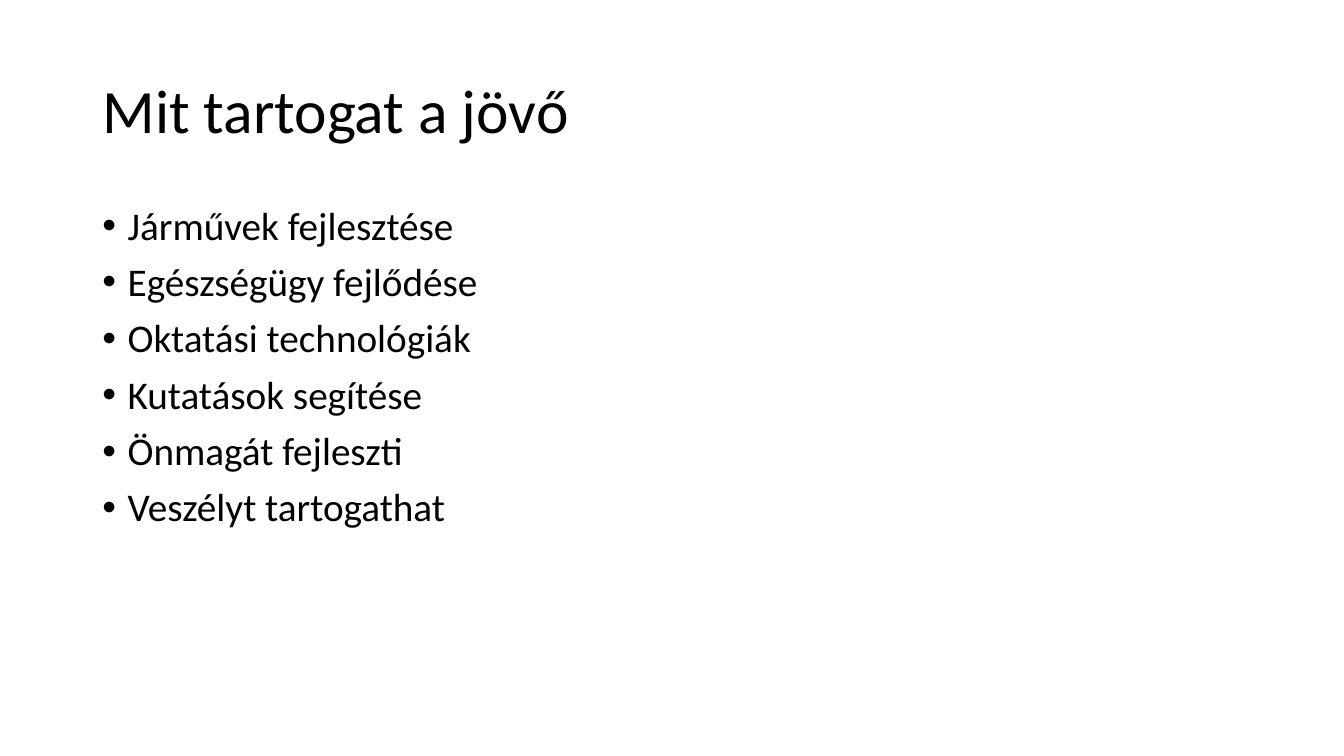
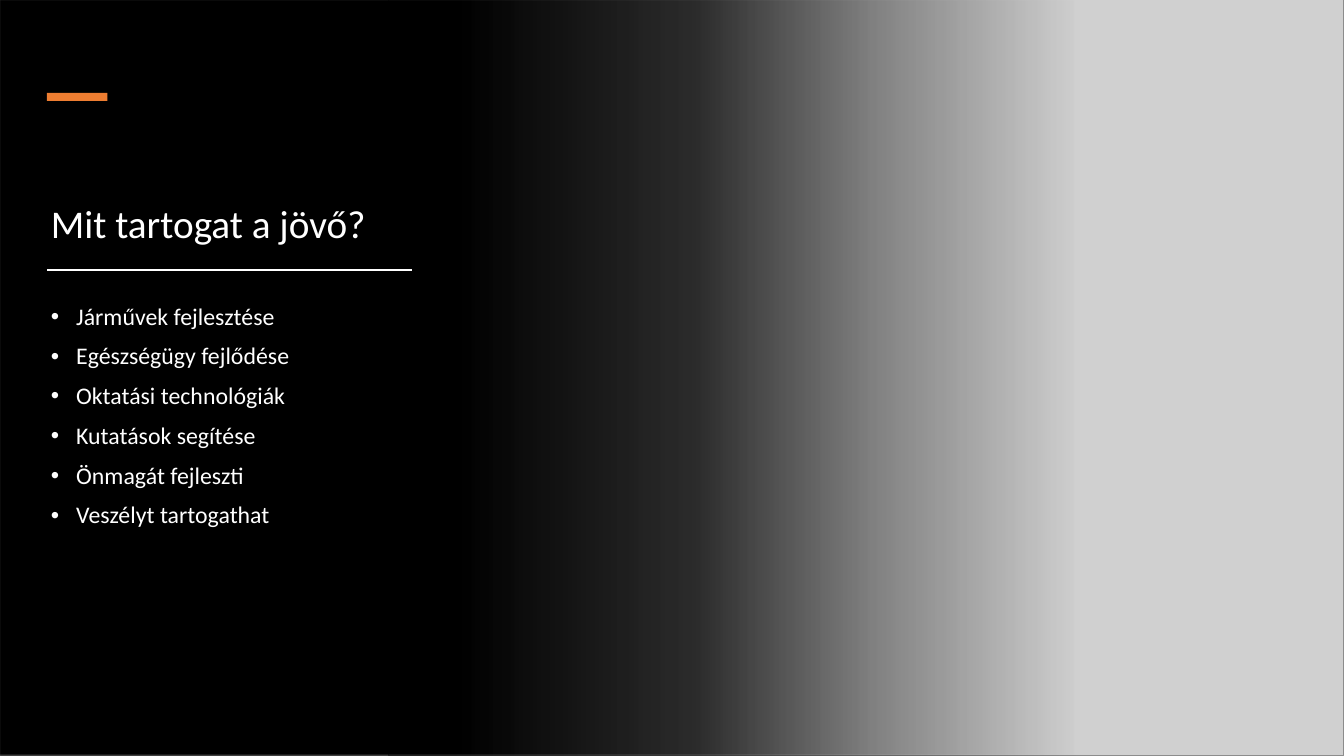
Before and after one commit to peterdaviid/ai-ppt, a slide deck: slide 14 of ai ppt.pptx (slide 13 before the commit). Drawn at 1344x756 pixels with LibreOffice and Linux fonts; fonts in the diff are those of the drawing; grey boxes stand for pictures. Boxes give left, top, right and bottom in pixels: in the first picture for what was removed or moved away, otherwise in the second. Text is boxed around its words. In the diff, an @@ line names an element or a change of style, - is before the commit and + after.

```diff
--- a/ai ppt.pptx
+++ b/ai ppt.pptx
@@ rectangle added at <box>0,0,1076,756</box>, fill gradient #000000 @@
@@ picture added at <box>388,0,1344,756</box> @@
@@ rectangle added at <box>46,93,107,101</box>, fill #ED7D31 @@
@@ title "Mit tartogat a jövő?" at <box>51,211,365,245</box>: vertical alignment middle to bottom @@
@@ title at <box>51,211,365,245</box>: text changed; size 44 to 28 pt; text colour #000000 to #FFFFFF @@
-Mit tartogat a jövő
+Mit tartogat a jövő?
@@ rectangle added at <box>47,269,411,270</box>, fill #000000, outline #FFFFFF 0.25 pt @@
@@ text "Járművek fejlesztése": place and size @@
-text "Járművek fejlesztése" at <box>128,212,477,528</box>
+text "Járművek fejlesztése" at <box>76,308,289,527</box>
@@ text "Járművek fejlesztése" at <box>76,308,289,527</box>: size 28 to 17 pt, text colour #000000 to #FFFFFF @@
```
Also in this commit, not shown: 8 other slides changed, 3 slides added, 2 slides removed.
